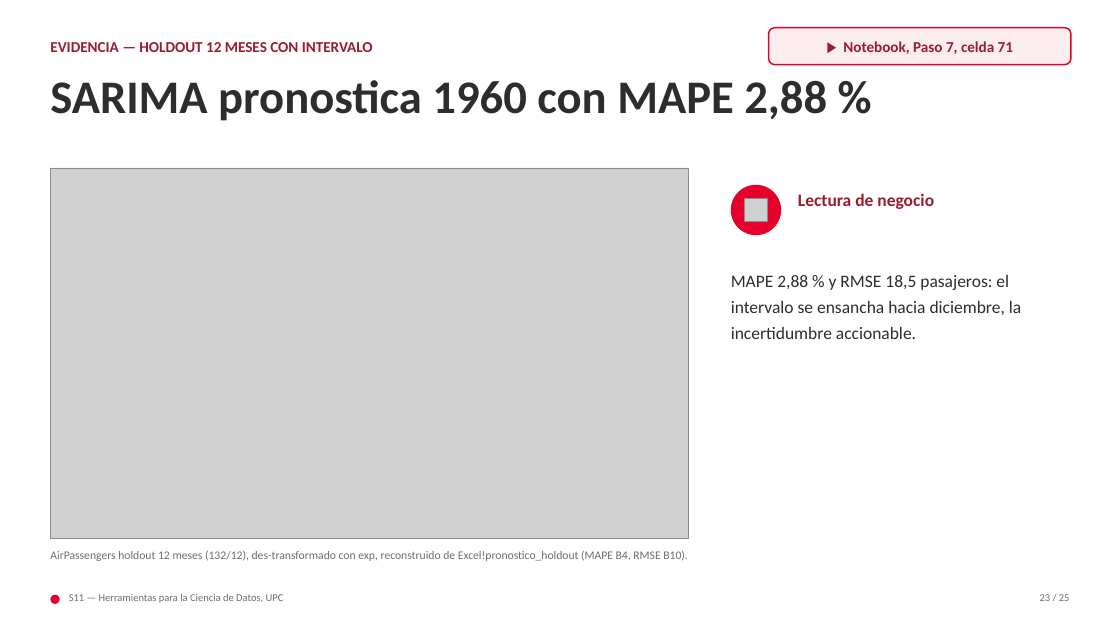
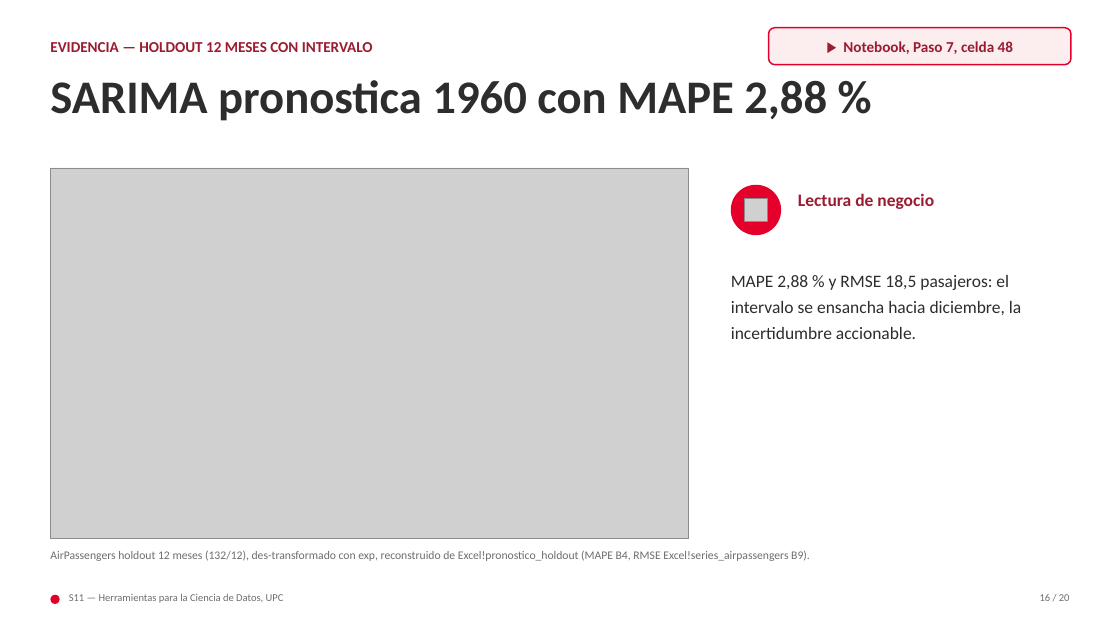
Before and after one commit to jonatanfigueroagil-creator/herramientas-ciencia-datos-alumnos, a slide deck: slide 16 of pregrado/s11/presentacion/S11A.pptx (slide 23 before the commit). Drawn at 1120x630 pixels with LibreOffice and Linux fonts; fonts in the diff are those of the drawing; grey boxes stand for pictures. Boxes give left, top, right and bottom in pixels: in the first picture for what was removed or moved away, otherwise in the second. Text is boxed around its words. In the diff, an @@ line names an element or a change of style, - is before the commit and + after.

```diff
--- a/pregrado/s11/presentacion/S11A.pptx
+++ b/pregrado/s11/presentacion/S11A.pptx
@@ text in rounded rectangle at (843, 41, 1013, 54): text changed @@
-▶ Notebook, Paso 7, celda 71
+▶ Notebook, Paso 7, celda 48
@@ text at (50, 550, 810, 561): text changed @@
-AirPassengers holdout 12 meses (132/12), des-transformado con exp, reconstruido de Excel!pronostico_holdout (MAPE B4, RMSE B10).
+AirPassengers holdout 12 meses (132/12), des-transformado con exp, reconstruido de Excel!pronostico_holdout (MAPE B4, RMSE Excel!series_airpassengers B9).
@@ text at (1040, 594, 1070, 601): text changed @@
-23 / 25
+16 / 20
```
Also in this commit, not shown: 16 other slides changed, 5 slides removed, 23 other files.
